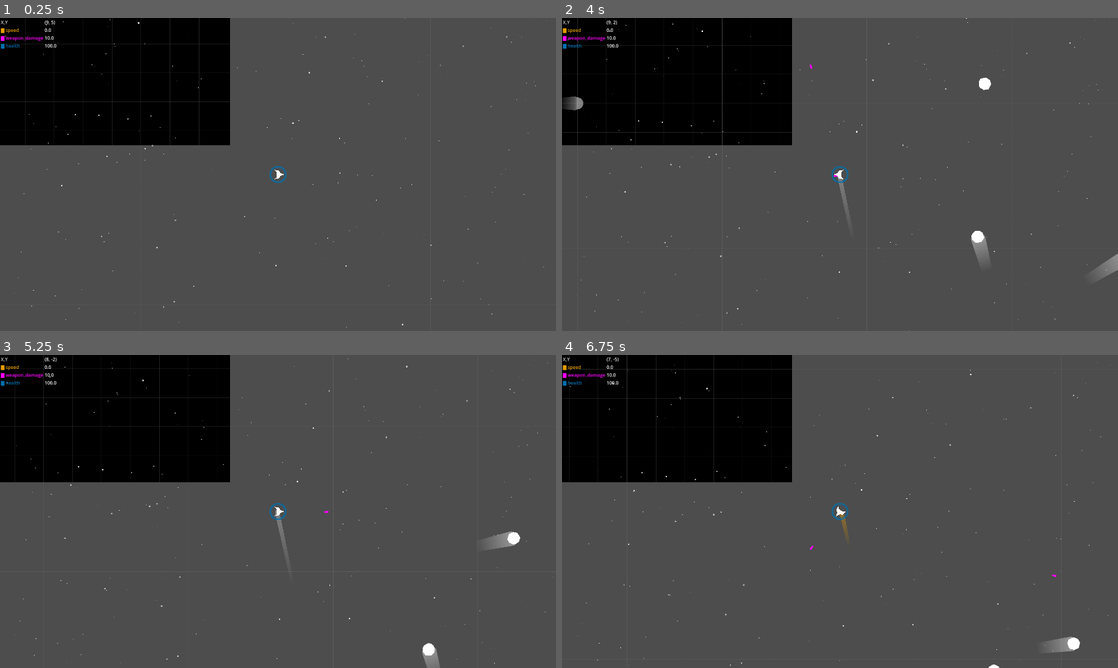
Above: before the commit, frames 1-4 (two rows, left to right).
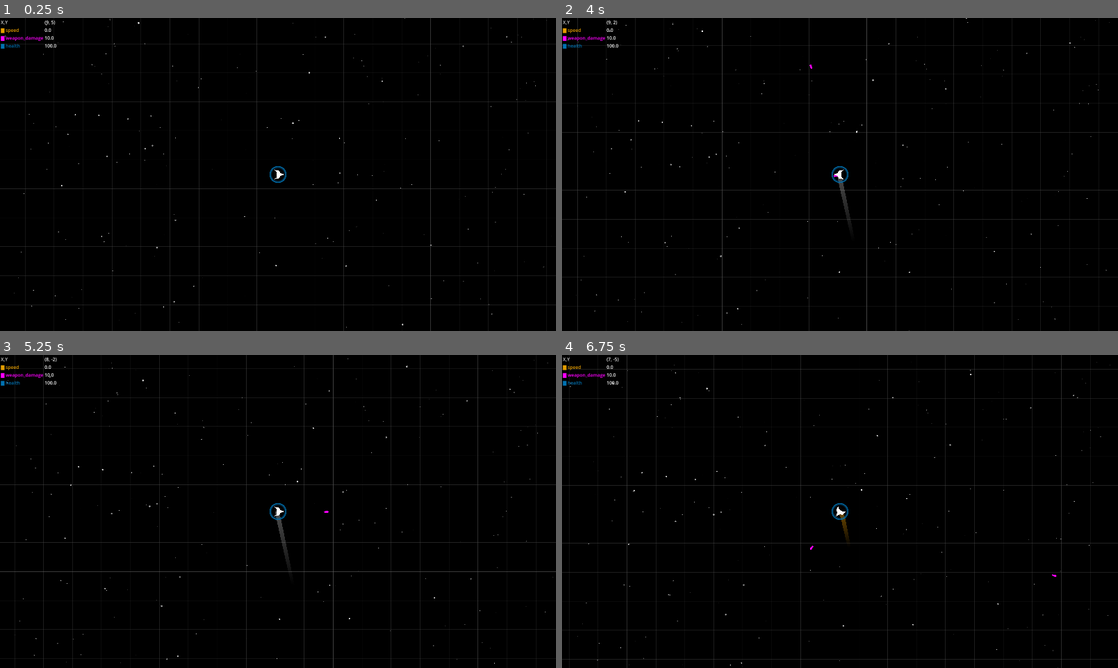
Above: after the commit, the same moments.

Repository: krets/space-octo
Game: Godot game, scene res://scenes/Game.tscn
The game is run twice, just before and just after one commit, with the same random seed, the same clock (stepped at 60 frames per second) and the same inputs.
Inputs:
- Up to frame 1 (0.25 s): no input
- Up to frame 2 (4 s): tap Enter at 0.5 s; hold D (turn_right) 0.53-1.28 s; hold Space (shoot) 0.53-1.28 s; hold S (brake) 1.28-2.03 s; tap Space (shoot) at 1.35, 2.85 s; hold D (turn_right) 2.03-2.78 s; hold Space (shoot) 2.03-2.78 s; hold W (thrust) 2.78-3.53 s; hold A (turn_left) from 3.53 s (still down); hold Space (shoot) from 3.53 s (still down)
- Up to frame 3 (5.25 s): release Space (shoot) at 4.28 s; tap Space (shoot) at 4.35 s; release A (turn_left) at 5.03 s; hold S (brake) from 5.03 s (still down); hold Space (shoot) from 5.03 s (still down)
- Up to frame 4 (6.75 s): release S (brake) at 5.78 s; release Space (shoot) at 5.78 s; hold D (turn_right) 5.78-6.53 s; tap Space (shoot) at 5.85 s; hold W (thrust) from 6.53 s (still down); hold Space (shoot) from 6.53 s (still down)

The runs differ from the first frame. In frame 1, 83% of the frame differs, in the area x 0-100%, y 0-100%; in frame 2, 83%; in frame 3, 83%; in frame 4, 83%.
Error after the commit: Parse Error: Could not preload resource file "res://scenes/asteroid.tscn". (res://scripts/game.gd:31)

Commit message:
randomize asteroid shapes

Diff:
--- a/scenes/asteroid.tscn
+++ b/scenes/asteroid.tscn
@@ -1,7 +1,7 @@
-[gd_scene load_steps=6 format=3 uid="uid://unanq7oxhbih"]
+[gd_scene load_steps=7 format=3 uid="uid://unanq7oxhbih"]
 
 [ext_resource type="Script" uid="uid://cj21gb5qrxbm5" path="res://scripts/asteroid.gd" id="1_akfqu"]
-[ext_resource type="PackedScene" uid="uid://ccgnwek2up0kc" path="res://scenes/movement_trail.tscn" id="2_6mo6b"]
+[ext_resource type="Shader" uid="uid://c7ukpmkor2omd" path="res://shaders/asteroid_trail.gdshader" id="2_6mo6b"]
 
 [sub_resource type="CircleShape2D" id="CircleShape2D_6mo6b"]
 radius = 22.0907
@@ -18,14 +18,15 @@
 [sub_resource type="CircleShape2D" id="CircleShape2D_akfqu"]
 radius = 41.0122
 
+[sub_resource type="ShaderMaterial" id="ShaderMaterial_t4se3"]
+shader = ExtResource("2_6mo6b")
+shader_parameter/trail_length = 0.5
+shader_parameter/trail_opacity = 0.5
+
 [node name="Asteroid" type="CharacterBody2D"]
 collision_layer = 2
 collision_mask = 3
 script = ExtResource("1_akfqu")
-
-[node name="MovementTrail" parent="." instance=ExtResource("2_6mo6b")]
-width = 50.0
-default_color = Color(1, 1, 1, 0.388235)
 
 [node name="Polygon2D" type="Polygon2D" parent="."]
 polygon = PackedVector2Array(-14, -18, 5, -21, 18, -12, 22, 2, 13, 19, -4, 22, -10, 17, -15, 16, -20, 8, -21, -7)
@@ -44,6 +45,21 @@
 unique_name_in_owner = true
 wait_time = 0.2
 
+[node name="ColorRect" type="ColorRect" parent="."]
+auto_translate_mode = 2
+material = SubResource("ShaderMaterial_t4se3")
+anchors_preset = 8
+anchor_left = 0.5
+anchor_top = 0.5
+anchor_right = 0.5
+anchor_bottom = 0.5
+offset_left = -64.0
+offset_top = -64.0
+offset_right = 64.0
+offset_bottom = 64.0
+grow_horizontal = 2
+grow_vertical = 2
+
 [connection signal="body_entered" from="Area2D" to="." method="_on_area_2d_body_entered"]
 [connection signal="body_exited" from="Area2D" to="." method="_on_area_2d_body_exited"]
 [connection signal="timeout" from="Area2D/Damage/Timer" to="." method="_on_timer_timeout"]
--- a/scenes/movement_trail.tscn
+++ b/scenes/movement_trail.tscn
@@ -17,6 +17,5 @@
 gradient = SubResource("Gradient_p8erx")
 joint_mode = 2
 begin_cap_mode = 2
-end_cap_mode = 2
 antialiased = true
 script = ExtResource("1_im635")
--- a/scripts/asteroid.gd
+++ b/scripts/asteroid.gd
@@ -8,8 +8,20 @@
 
 var hit_damage : float = 0.08
 
+func generate_random_shape() -> PackedVector2Array:
+	var points = []
+	var num_points = randi_range(5, 10)
+	for i in range(num_points):
+		var angle = i * (PI * 2) / num_points
+		var radius = randf_range(10, 30)
+		points.append(Vector2(cos(angle), sin(angle)) * radius)
+	return PackedVector2Array(points)
+
 func _ready() -> void:
 	velocity = initial_velocity
+	var random_scale = randf_range(0.5, 1.5)
+	scale = Vector2(random_scale, random_scale)
+	$Polygon2D.polygon = generate_random_shape()
 
 
 func _physics_process(delta: float) -> void:
--- a/scripts/game.gd
+++ b/scripts/game.gd
@@ -6,9 +6,7 @@
 func _ready() -> void:
 	var size = get_viewport().size
 	$CanvasLayer/ColorRect.size = size
-	# $CanvasLayer/Starfield.size = size
 	print(ColorPalette.new().colors)
-
 
 func _on_asteroid_spawner_timeout() -> void:
 	$AsteroidSpawner.wait_time = randf_range(1.0, asteroid_timer_max)
@@ -61,6 +59,6 @@
 
 	asteroid.position = spawn_pos
 	asteroid.global_position = spawn_pos
+	asteroid.visible = true
 	$Asteroids.add_child(asteroid)
 	asteroid.process_mode = Node.PROCESS_MODE_INHERIT
-	asteroid.visible = true
